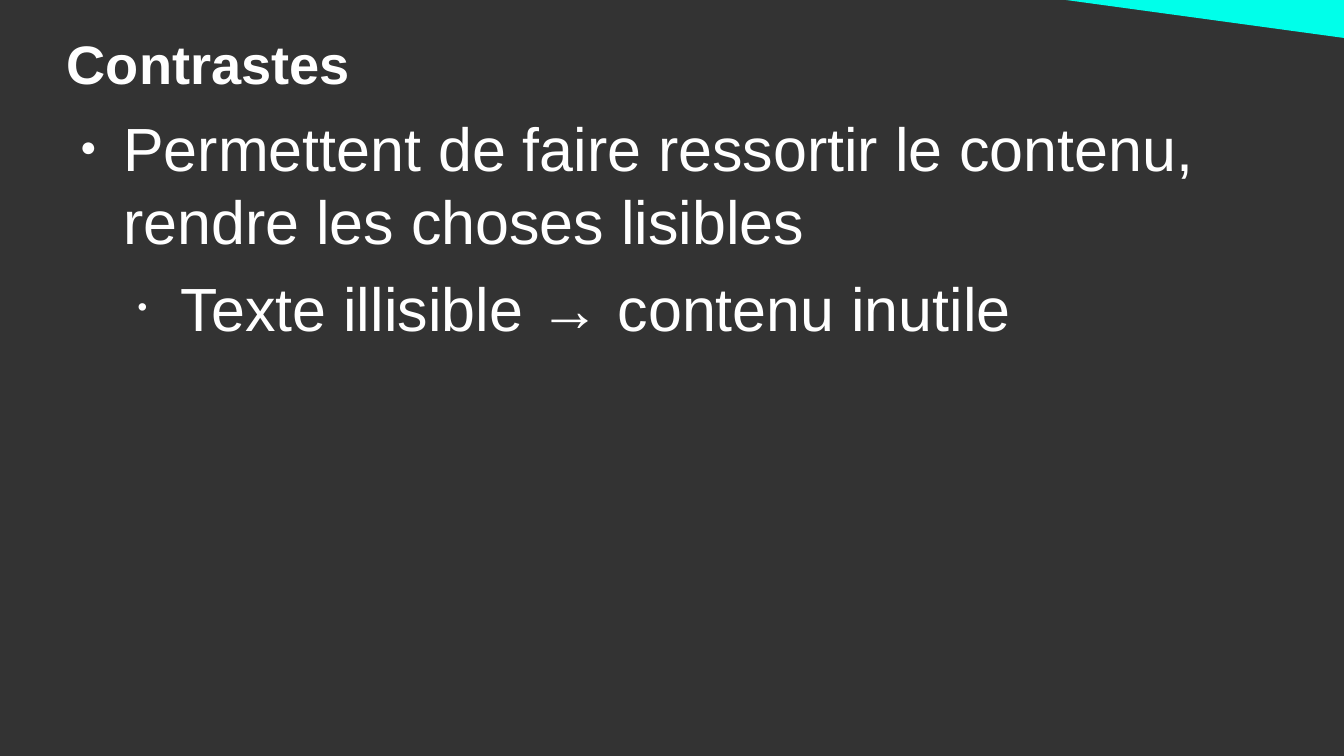
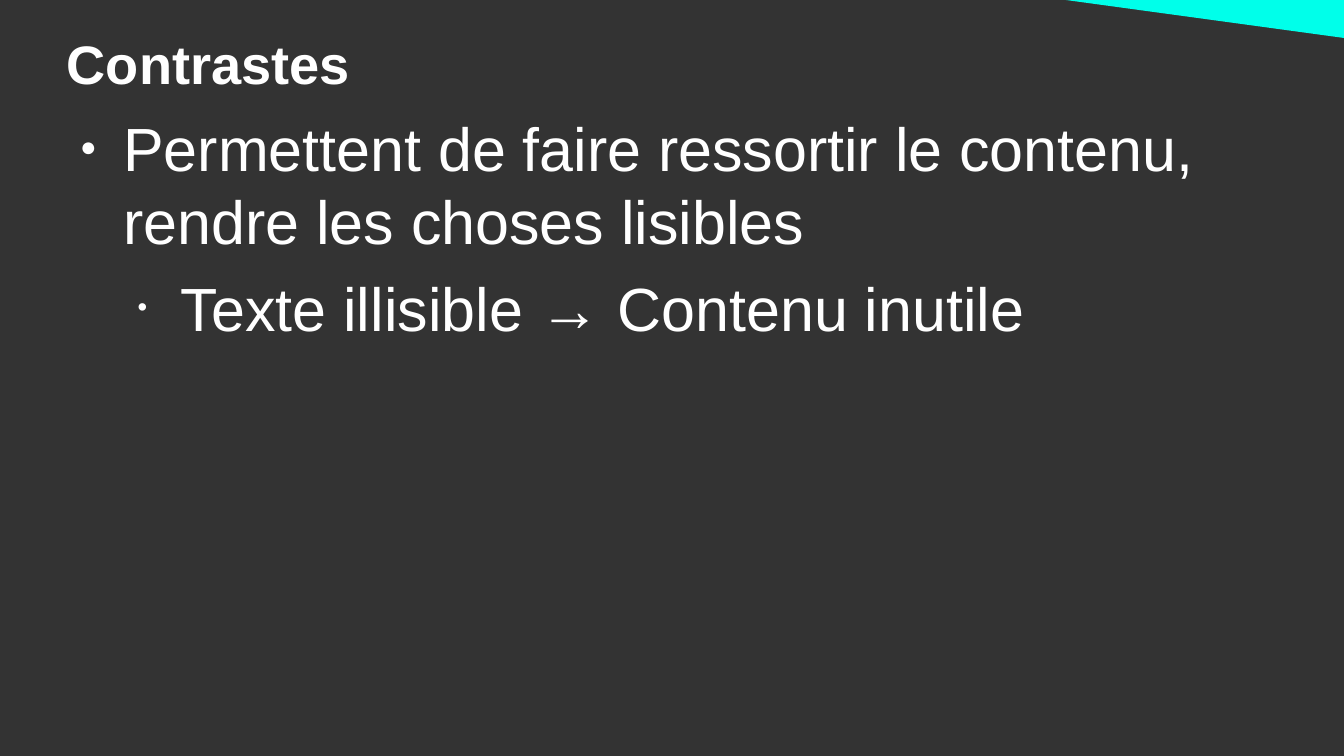
Before and after one commit to DanYellow/cours, a slide deck: slide 37 of ergonomie-et-accessibilite-s2/numero-1/presentation.odp (slide 33 before the commit). Drawn at 1344x756 pixels with LibreOffice and Linux fonts; fonts in the diff are those of the drawing. Boxes give left, top, right and bottom in pixels: in the first picture for what was removed or moved away, otherwise in the second. Text is boxed around its words. In the diff, an @@ line names an element or a change of style, - is before the commit and + after.

```diff
--- a/ergonomie-et-accessibilite-s2/numero-1/presentation.odp
+++ b/ergonomie-et-accessibilite-s2/numero-1/presentation.odp
@@ text at box(181, 287, 1024, 332): text changed @@
-  • Texte illisible → contenu inutile
+  • Texte illisible → Contenu inutile
```
Also in this commit, not shown: 3 other slides changed, 4 slides added, 3 other files.
